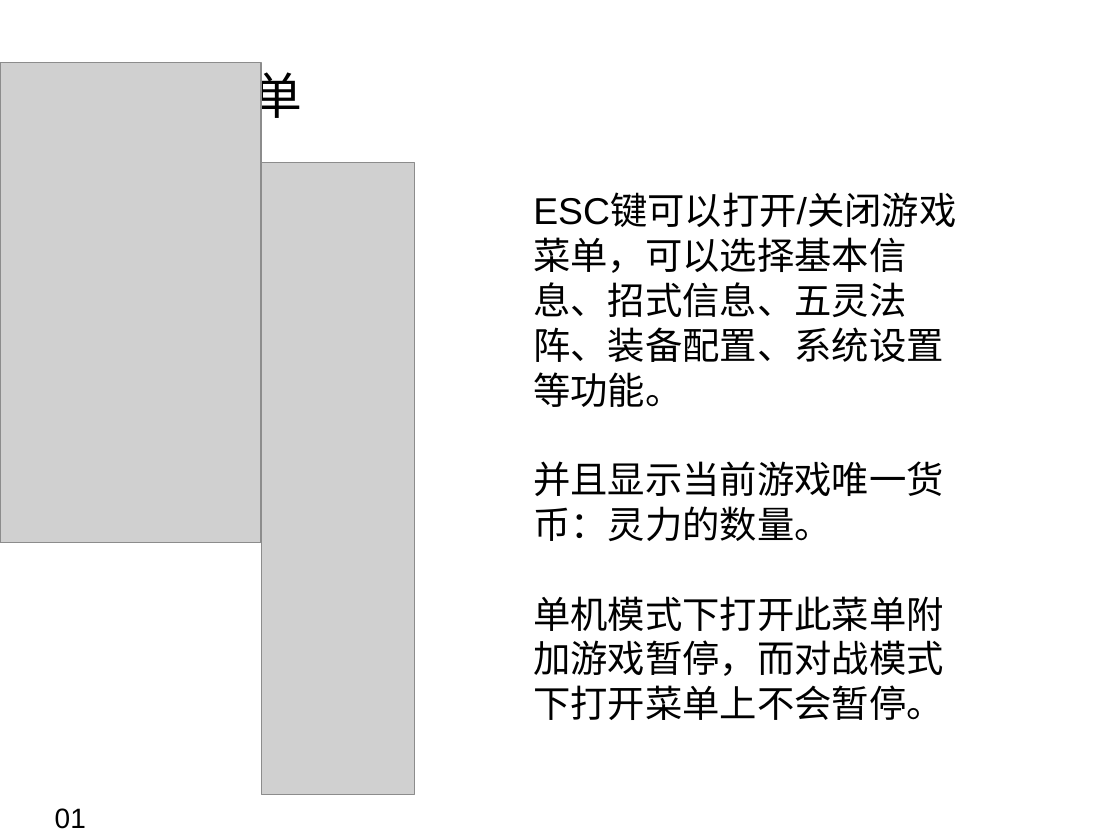
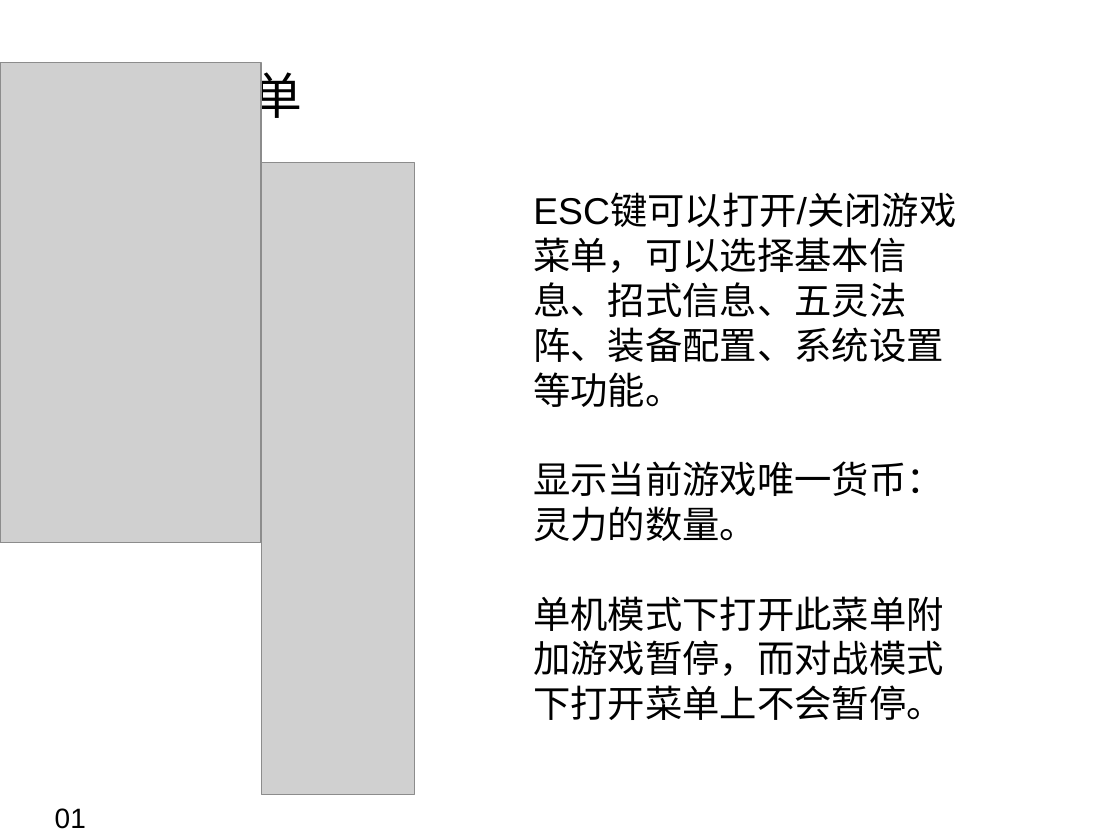
Before and after one commit to BXZR/Sword, a slide deck: slide 19 of 游戏介绍/浮生一剑.ppt (slide 15 before the commit). Drawn at 1120x840 pixels with LibreOffice and Linux fonts; fonts in the diff are those of the drawing; grey boxes stand for pictures; background and template pictures are left out. Boxes give left, top, right and bottom in pixels: in the first picture for what was removed or moved away, otherwise in the second. Text is boxed around its words. In the diff, an @@ line names an element or a change of style, - is before the commit and + after.

Commit message:
PPT继续修改
PPT继续修改
增加了灵力和移动的说明

```diff
--- a/游戏介绍/浮生一剑.ppt
+++ b/游戏介绍/浮生一剑.ppt
@@ text at bbox=[533, 461, 944, 541]: text changed @@
-并且显示当前游戏唯一货币：灵力的数量。
+显示当前游戏唯一货币：灵力的数量。
```
Also in this commit, not shown: 2 other slides changed, 2 slides added, 2 other files.
